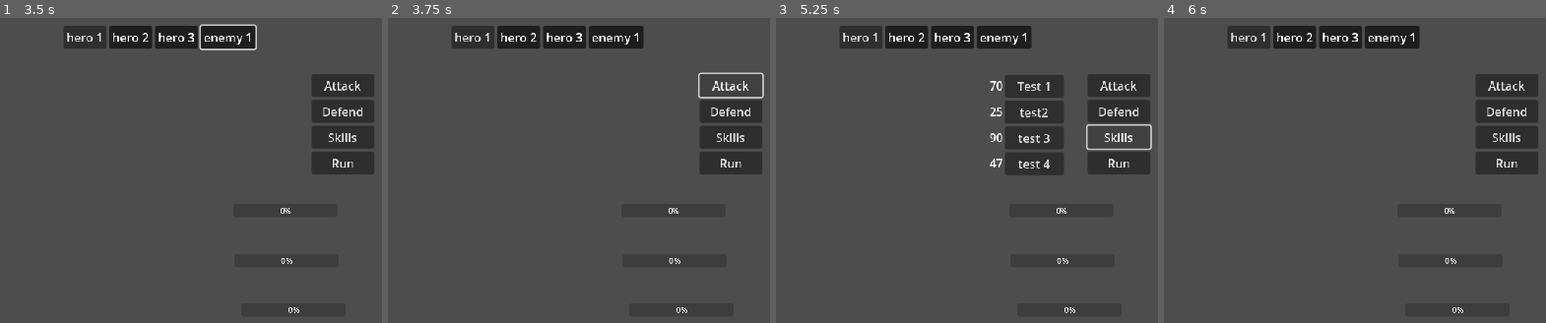
Above: before the commit, frames 1-4 (left to right).
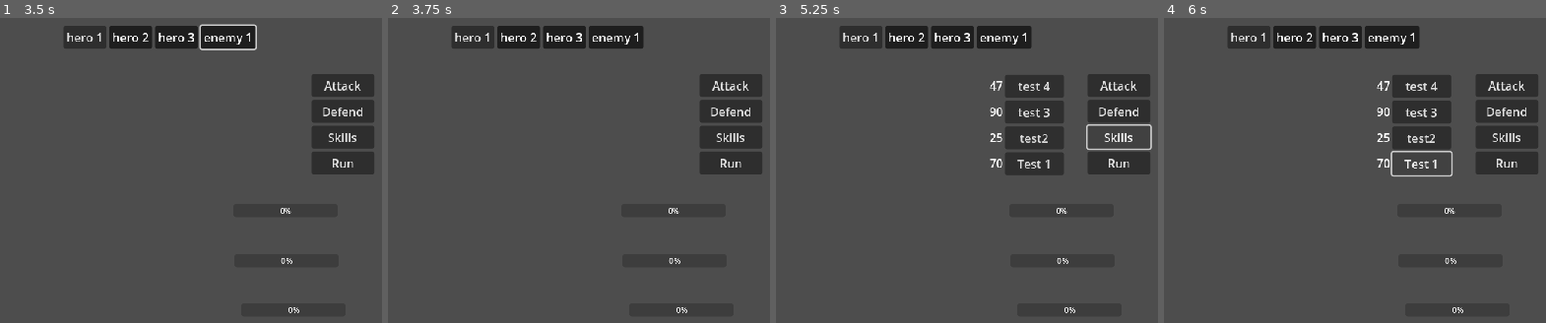
Above: after the commit, the same moments.

Repository: Tigeagle2/Final_team_game_CS399
Game: Godot game, scene res://scenes/battle.tscn
The game is run twice, just before and just after one commit, with the same random seed, the same clock (stepped at 60 frames per second) and the same inputs. This scene is started directly instead of the project's main scene.
Inputs:
- Up to frame 1 (3.5 s): click "hero 1" at 0.5 s; click "hero 2" at 1.25 s; click "hero 3" at 2 s; click "enemy 1" at 2.75 s
- Up to frame 2 (3.75 s): click "Attack" at 3.5 s
- Up to frame 3 (5.25 s): click "Defend" at 4.25 s; click "Skills" at 5 s
- Up to frame 4 (6 s): click "Test 1" at 5.75 s

Frame 1 is identical in both runs. In frame 2, 0.3% of the frame differs, in the area x 81-99%, y 17-27%; in frame 3, 0.8%; in frame 4, 3.9%, in the area x 55-76%, y 18-52%.
Error before the commit: Invalid access to property or key 'same_team' on a base object of type 'Nil'. (res://scripts/ui_scripts/fight_ui_scripts/fight_screen_ui.gd:88)
Error after the commit: Out of bounds get index '0' (on base: 'Array[Move]') (res://battle_system/battler.gd:27)

Commit message:
fixing issues

Diff:
--- a/battle_system/battler.gd
+++ b/battle_system/battler.gd
@@ -23,7 +23,8 @@
 func select_move(index: int, targets: Array[Battler]):
 	print("Battler Selected Move!")
 	defending = false
-	selected_move = weakref(move_array[index])
+	print(move_array)
+	selected_move = move_array[index]
 	selected_targets = targets
 
 func play_animation(animation_name: StringName):
--- a/battle_system/team_controllers/player_controller.gd
+++ b/battle_system/team_controllers/player_controller.gd
@@ -7,7 +7,6 @@
 func _ready() -> void:
 	player_ui.hero_moved.connect(_on_hero_moved)
 	decide_moves()
-
 func decide_moves():
 
 	for battler in battler_array:
@@ -17,7 +16,10 @@
 
 func _on_hero_moved(move_index: int, battler_index: int, battler_array: Array[Battler]):
 	print(battler_index, " has been called to move!")
+	print(move_index, " has been called!")
 	var battler: Battler = battler_array[battler_index]
+	print(battler_array[battler_index].move_array)
+	print(battler.move_array)
 	battler.select_move(move_index,battler_array)
 	battler_selected_move.emit()
 	print("Battler move decided: ", battler_index)
--- a/scenes/battle.tscn
+++ b/scenes/battle.tscn
@@ -48,7 +48,7 @@
 
 [node name="Battler" type="Node2D" parent="hero_infight_1" groups=["player_battlers"]]
 script = ExtResource("4_4k1nj")
-move_array = Array[ExtResource("7_f4pi3")]([null, null, ExtResource("6_66ngm"), ExtResource("7_03edq"), ExtResource("8_22uqi"), ExtResource("9_6ni85")])
+move_array = Array[ExtResource("7_f4pi3")]([ExtResource("6_66ngm"), ExtResource("6_66ngm"), ExtResource("6_66ngm"), ExtResource("7_03edq"), ExtResource("8_22uqi"), ExtResource("9_6ni85")])
 metadata/_custom_type_script = "uid://dyu8a5asjyy4h"
 
 [node name="health_bar" parent="hero_infight_1" node_paths=PackedStringArray("linked_node") instance=ExtResource("10_03edq")]
--- a/scripts/ui_scripts/fight_ui_scripts/fight_screen_ui.gd
+++ b/scripts/ui_scripts/fight_ui_scripts/fight_screen_ui.gd
@@ -22,7 +22,7 @@
 	pass
 func retrieve_all_battlers():
 	await get_tree().create_timer(0.1).timeout
-	all_battlers.clear()
+	#all_battlers.clear()
 	var battler_nodes = get_tree().get_nodes_in_group("enemy_battlers")
 	all_battlers.append(hero_ui_1.battler)
 	all_battlers.append(hero_ui_2.battler)
@@ -81,7 +81,7 @@
 	hero_num_stored = hero_num
 	target_selection()
 func target_selection():
-	var target_array
+	var target_array: Array[Battler] = []
 	if move_index_stored == null || hero_num_stored == null:
 		print("no move selected or invalided hero number")
 		return
@@ -103,7 +103,11 @@
 	print(target)
 	print(target_array)
 	if target in target_array:
-		hero_moved.emit(move_index_stored, hero_num_stored, [target])
+		#print(all_battlers[hero_num_stored].move_array)
+		var argument_array: Array[Battler] = []
+		argument_array.append(target)
+
+		hero_moved.emit(move_index_stored, hero_num_stored, argument_array)
 		change_current_tab()
 	else:
 		print("invalid target")
